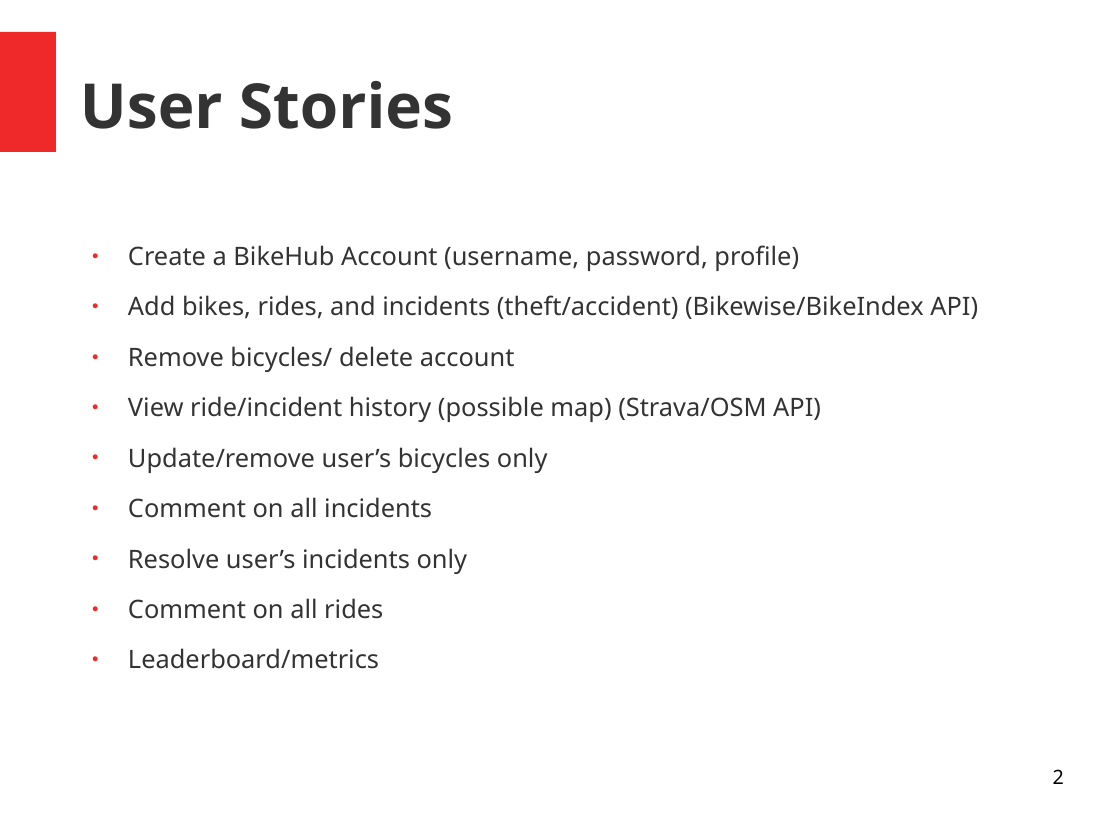
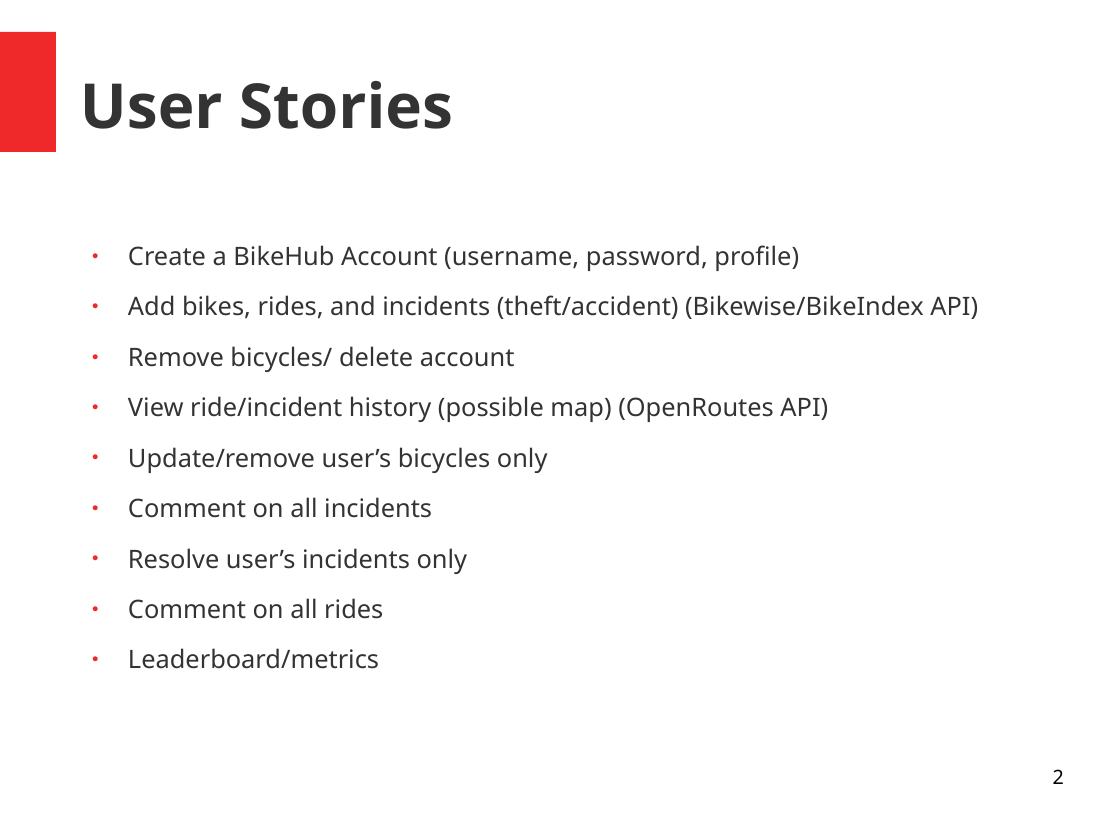
Before and after one commit to strangrjrjr/project-2-bikehub, a slide deck: slide 2 of project-2-bikehub.odp. Drawn at 1120x840 pixels with LibreOffice and Linux fonts; fonts in the diff are those of the drawing. Boxes give left, top, right and bottom in pixels: in the first picture for what was removed or moved away, otherwise in the second. Text is boxed around its words. In the diff, an @@ line names an element or a change of style, - is before the commit and + after.

```diff
--- a/project-2-bikehub.odp
+++ b/project-2-bikehub.odp
@@ text at <box>128,396,828,422</box>: text changed @@
-● View ride/incident history (possible map) (Strava/OSM API)
+● View ride/incident history (possible map) (OpenRoutes API)
```
Also in this commit, not shown: 11 other files.
